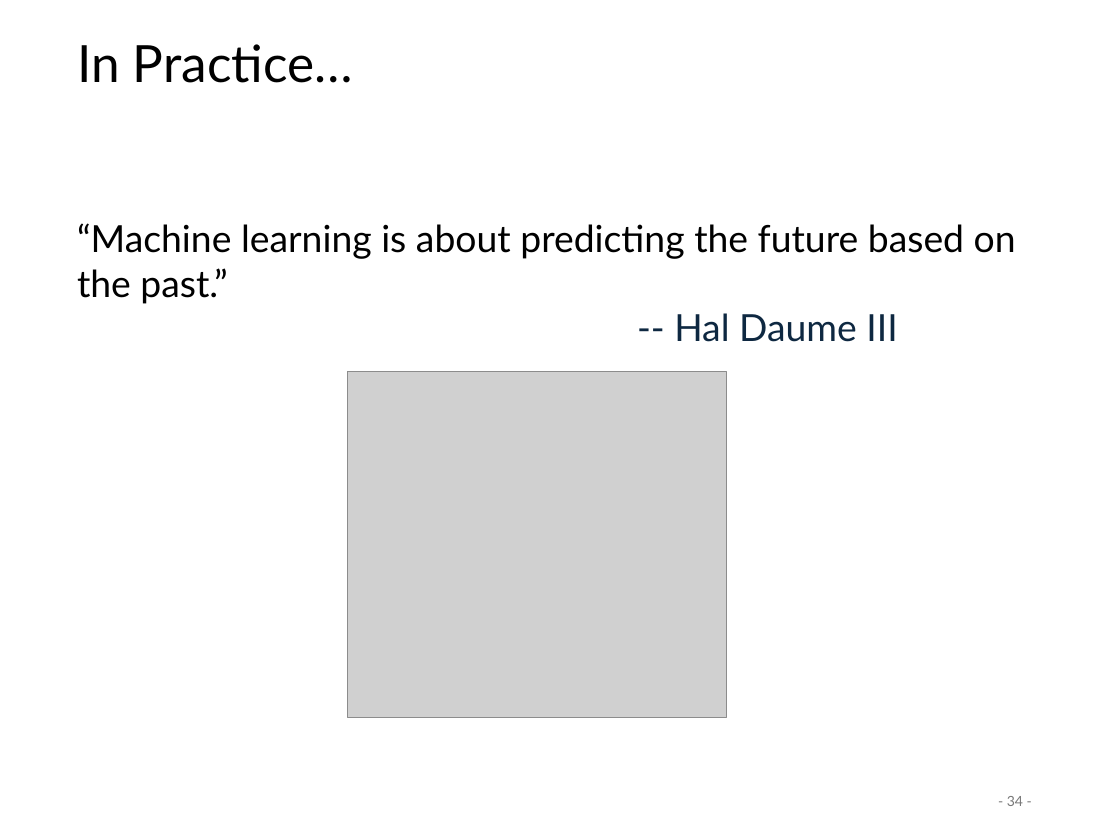
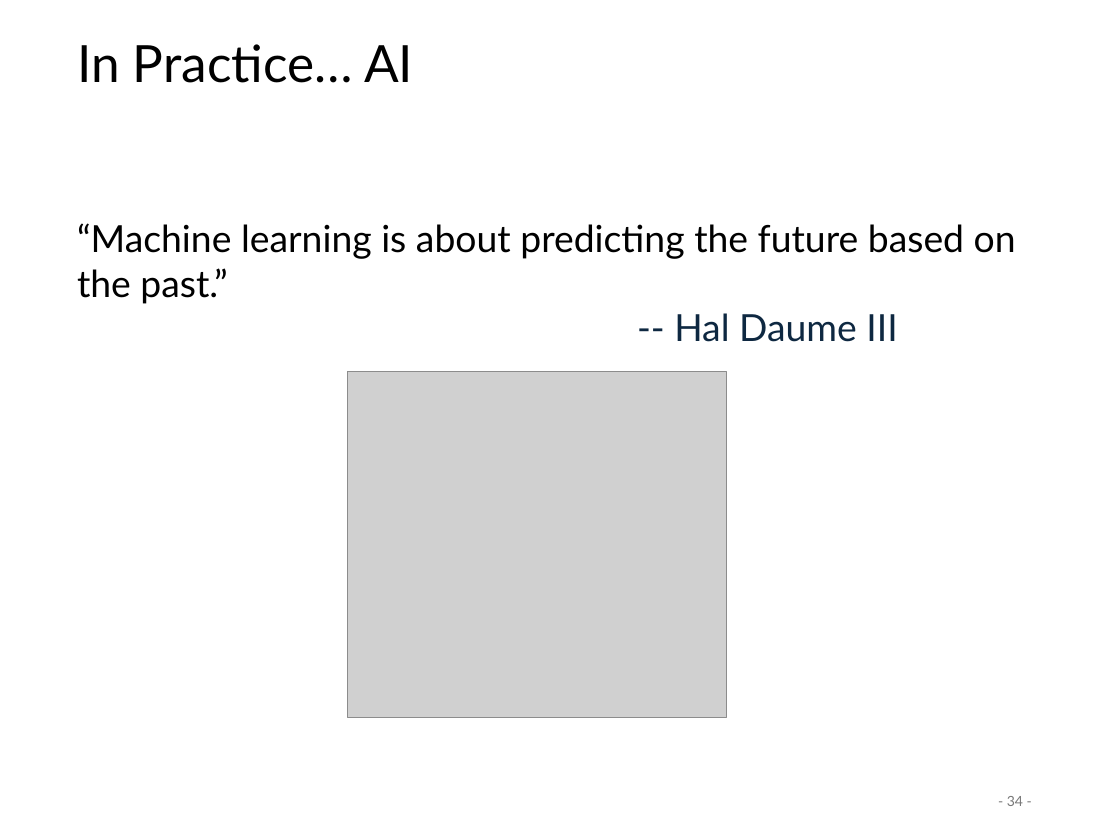
Before and after one commit to SannioAnalytics/Online-Materials, a slide deck: slide 34 of 2. Intro - ML+BI Overview 101.pptx. Drawn at 1120x840 pixels with LibreOffice and Linux fonts; fonts in the diff are those of the drawing; grey boxes stand for pictures. Boxes give left, top, right and bottom in pixels: in the first picture for what was removed or moved away, otherwise in the second. Text is boxed around its words. In the diff, an @@ line names an element or a change of style, - is before the commit and + after.

Commit message:
salute

```diff
--- a/2. Intro - ML+BI Overview 101.pptx
+++ b/2. Intro - ML+BI Overview 101.pptx
@@ title at (x1=77, y1=44, x2=413, y2=83): text changed @@
-In Practice…
+In Practice… AI
```
